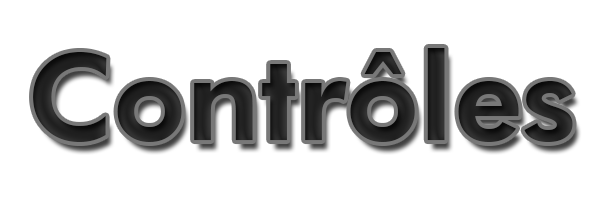
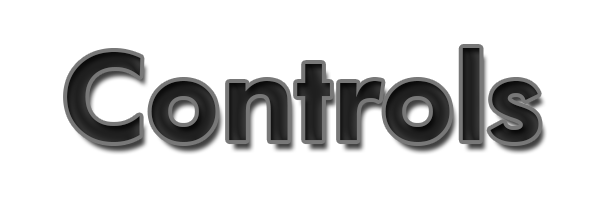
Layer changes from the first 600px x 200px image to the second:
renamed "Contrôles" to "Controls", painted on it over 33, 48, 573, 142
